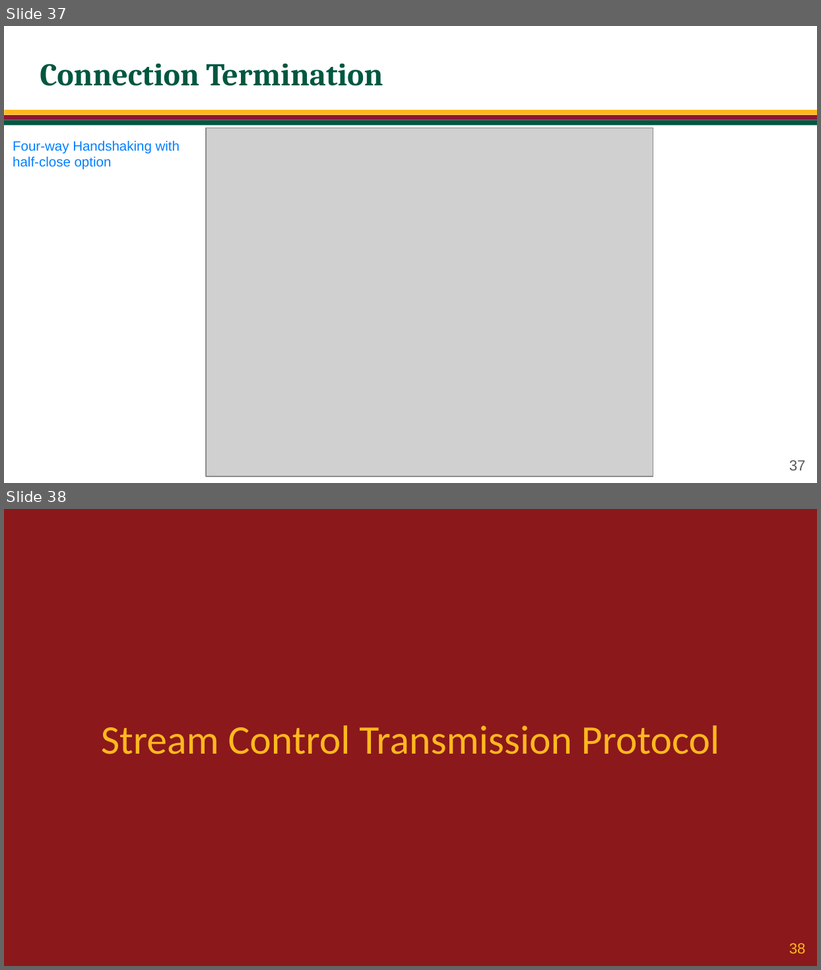
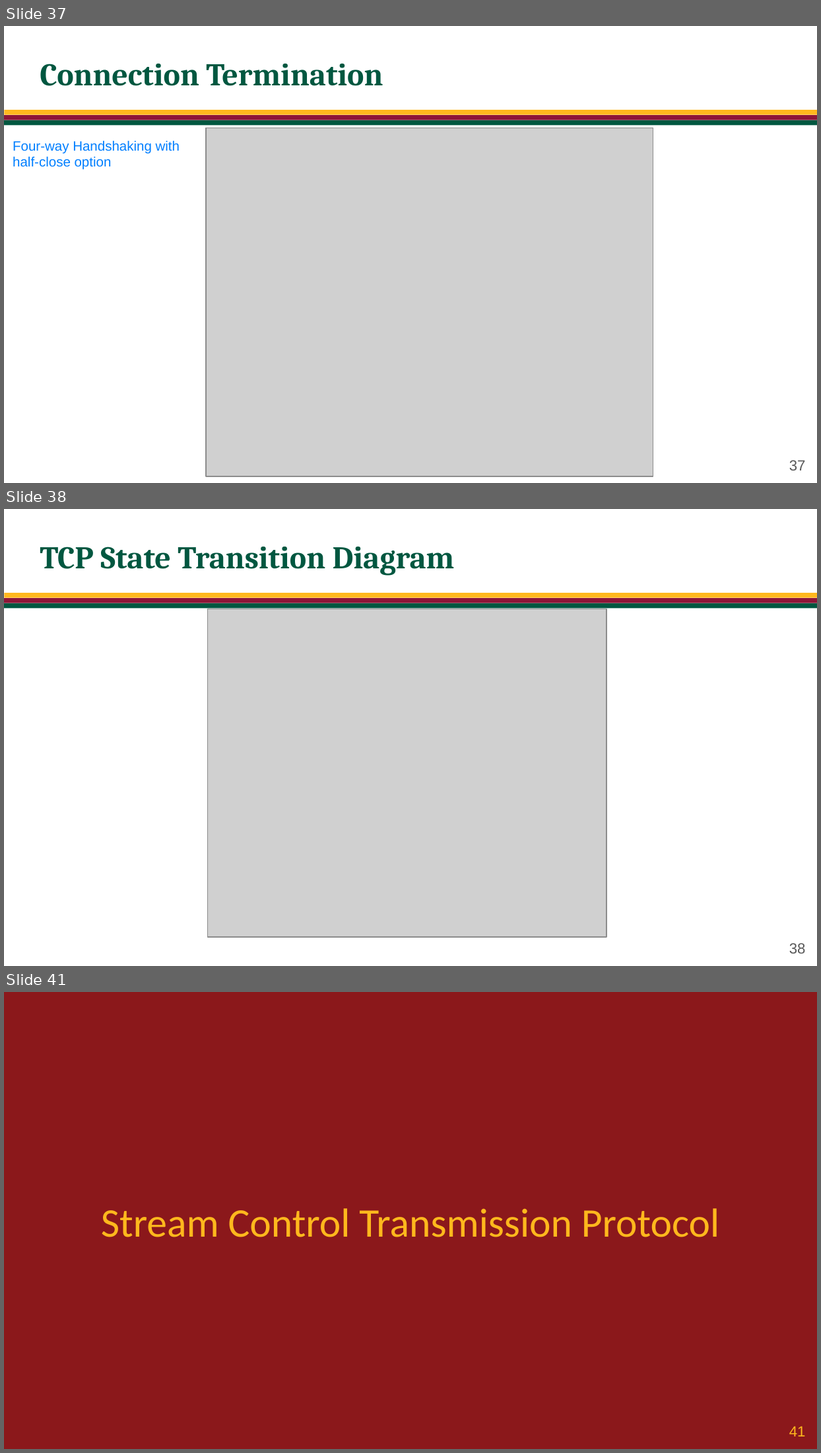
Before and after one commit to jachermocilla/extra-course-materials, a slide deck: cmsc137/slides-rsm/CMSC 137 - 22 - Transport Layer.odp. Shown one above the other, each under a label of ours: slides 37 and 38 before the commit, slides 37, 38 and 41 after it; the slides between them are not shown. The pictures are 821x970 and 821x1453 pixels, drawn with LibreOffice and Linux fonts; fonts in the diff are those of the drawing; grey boxes stand for pictures; background and template pictures are left out. Boxes give left, top, right and bottom in pixels: in the first picture for what was removed or moved away, otherwise in the second. Text is boxed around its words. In the diff, an @@ line names an element or a change of style, - is before the commit and + after.

```diff
--- a/cmsc137/slides-rsm/CMSC 137 - 22 - Transport Layer.odp
+++ b/cmsc137/slides-rsm/CMSC 137 - 22 - Transport Layer.odp
@@ slide 38 added at bbox=[4, 509, 817, 966], background #FFFFFF; not listed: 3 template elements that a slide beside it also shows @@
@@ title added at bbox=[40, 547, 455, 575], 28 pt, text #005740, bold @@
+TCP State Transition Diagram
@@ picture added at bbox=[208, 609, 607, 937] @@
@@ page number added at bbox=[789, 943, 806, 954], 13 pt, text #595959 @@
+38
@@ what was slide 38 is now slide 41 @@
@@ page number at bbox=[789, 1426, 806, 1437]: text changed @@
-38
+41
```
Also in this commit, not shown: 1 slide changed, 2 other slides added, 1 other file.
